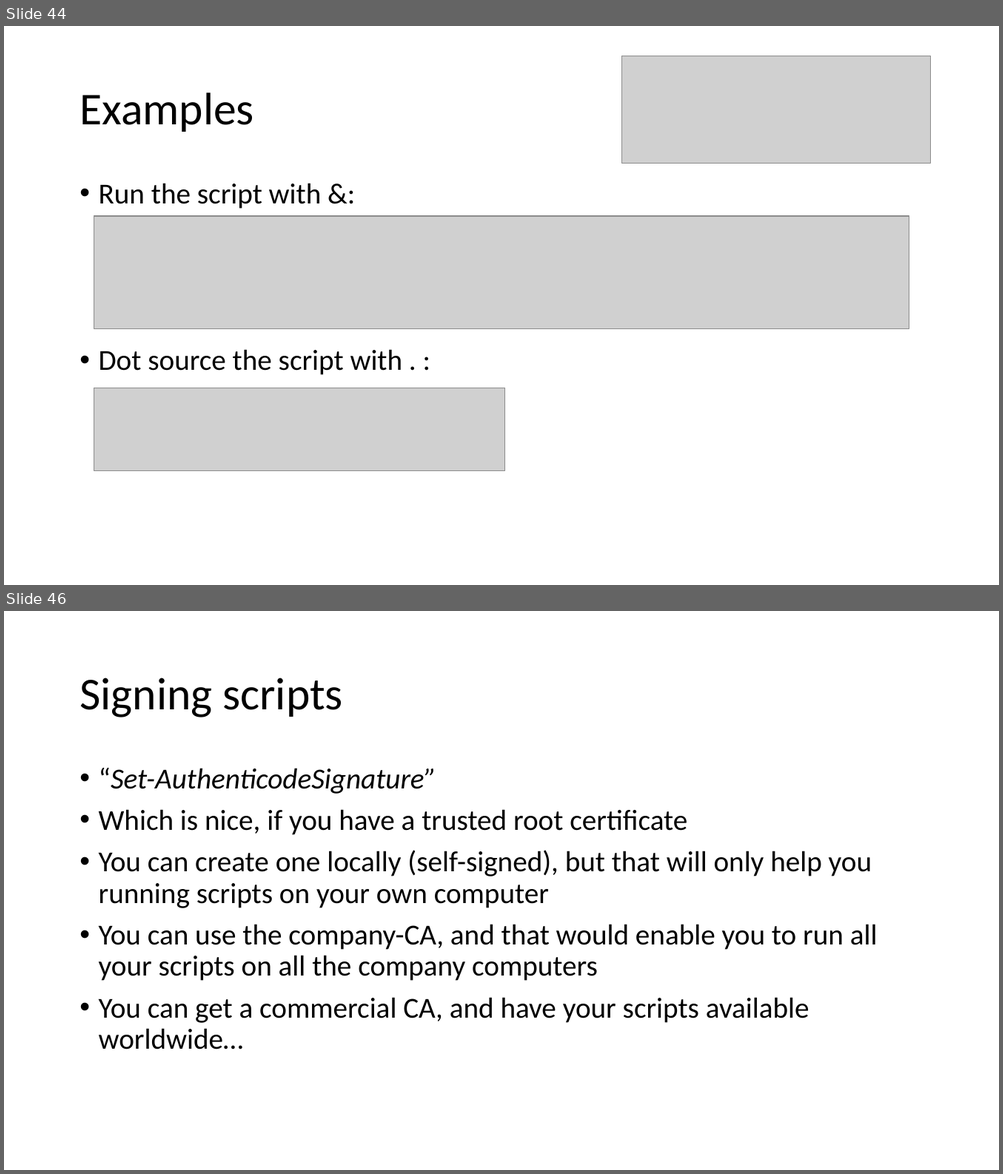
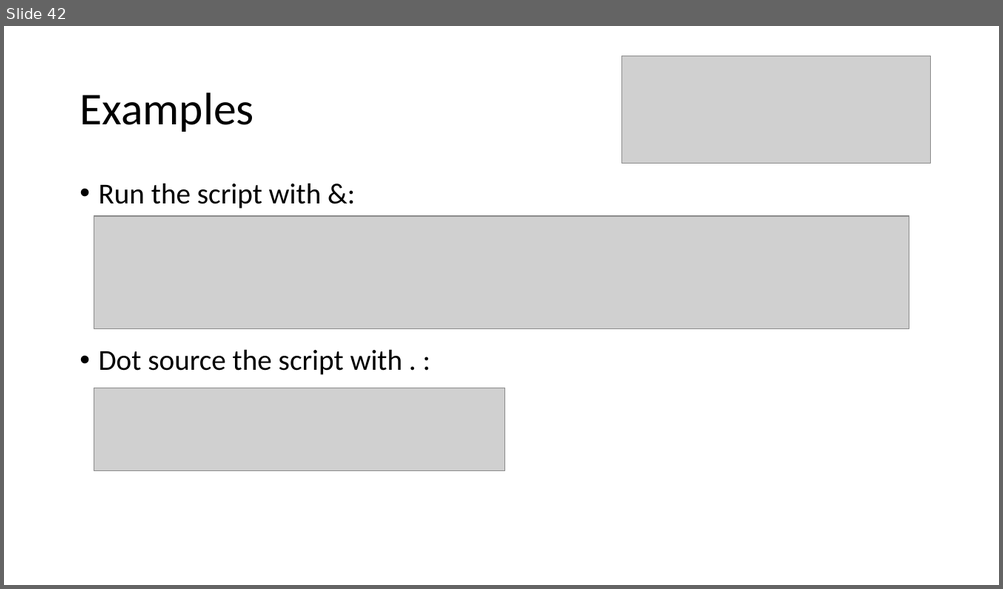
Before and after one commit to mjochen/PS-Basic-course, a slide deck: 2 - Scripting.pptx. Shown one above the other, each under a label of ours: slides 44 and 46 before the commit, slide 42 after it; the slides between them are not shown. The pictures are 1003x1174 and 1003x589 pixels, drawn with LibreOffice and Linux fonts; fonts in the diff are those of the drawing; grey boxes stand for pictures. Boxes give left, top, right and bottom in pixels: in the first picture for what was removed or moved away, otherwise in the second. Text is boxed around its words. In the diff, an @@ line names an element or a change of style, - is before the commit and + after.

```diff
--- a/2 - Scripting.pptx
+++ b/2 - Scripting.pptx
@@ slide 46 removed at (4, 611, 999, 1170), background #FFFFFF @@
@@ title removed at (79, 678, 342, 718) @@
-Signing scripts
@@ text removed at (99, 768, 877, 1050) @@
-• “Set-AuthenticodeSignature”
-• Which is nice, if you have a trusted root certificate
-• You can create one locally (self-signed), but that will only help you running scripts on your own computer
-• You can use the company-CA, and that would enable you to run all your scripts on all the company computers
-• You can get a commercial CA, and have your scripts available worldwide…
@@ what was slide 44 is now slide 42 @@
```
Also in this commit, not shown: 4 slides added, 23 other slides removed, 1 other file.
